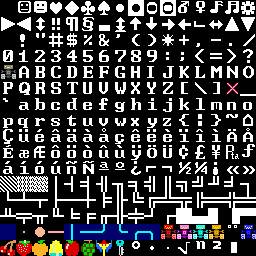
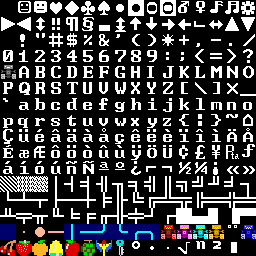
Two versions of the same layered image (256px x 256px). Layer-by-layer changes:
painted on "terminal16x16_gs_ro.png" over [5, 66, 238, 94]
